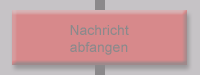
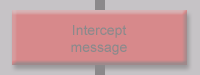
The second 200×75 image is a revision of the first. Changes to its layers:
renamed "Nachricht abfangen" to "Intercept message", painted on it over (70, 25, 129, 55)
